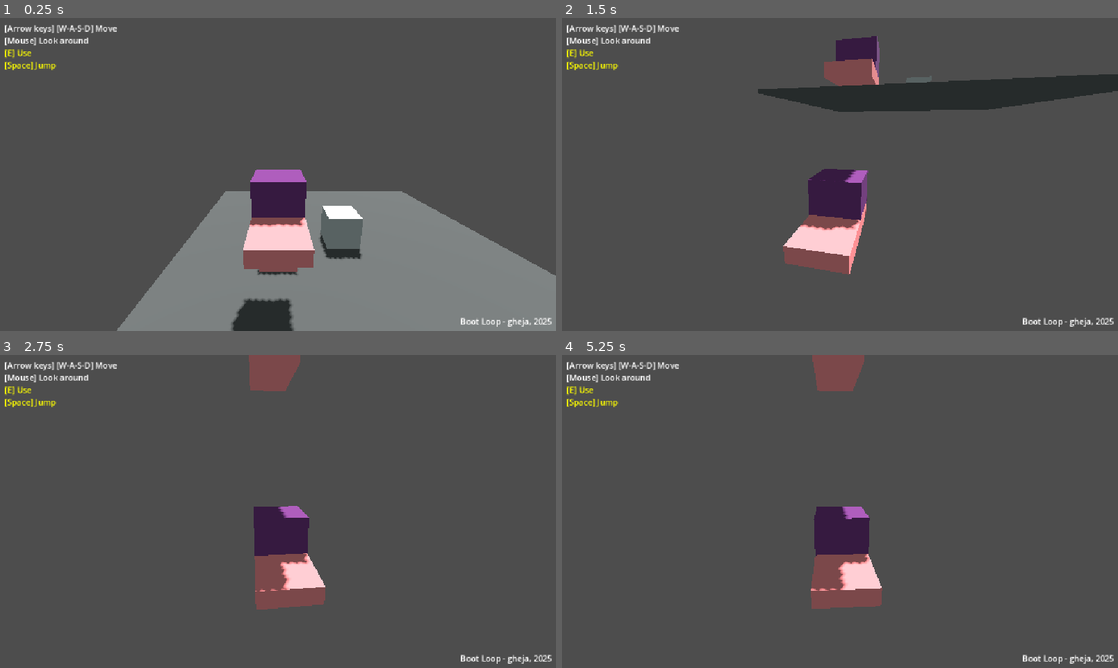
Above: before the commit, frames 1-4 (two rows, left to right).
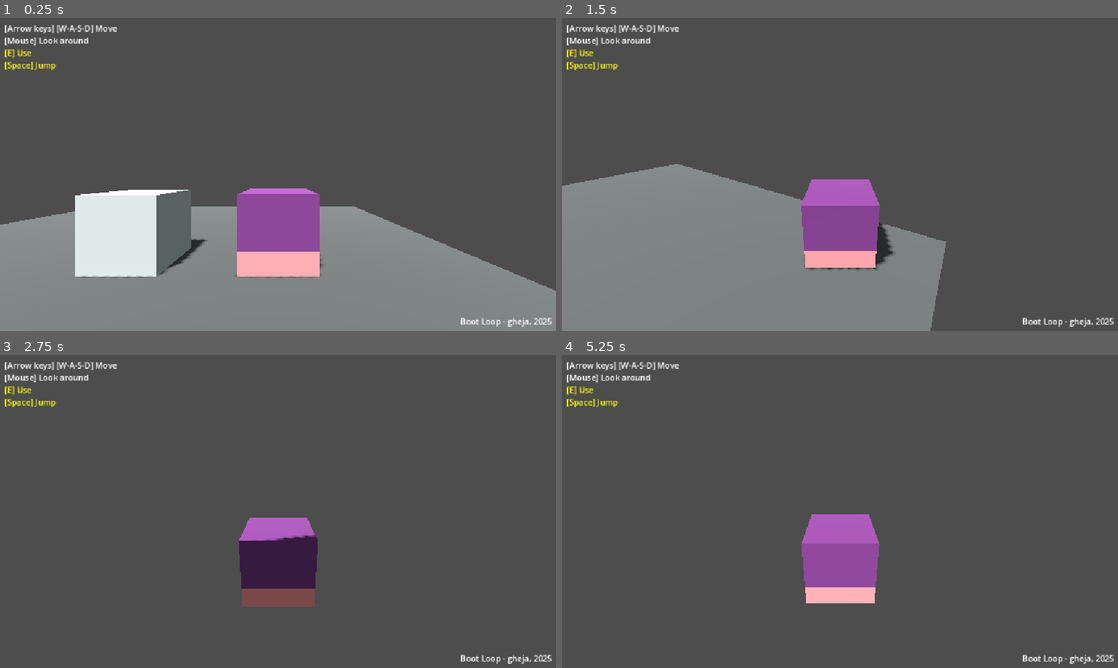
Above: after the commit, the same moments.

Repository: gheja/bot-loop
Game: Godot game, scene res://scenes/main_scene.tscn
Two runs of this game, one before a commit and one after it. Both use one fixed random seed, a clock stepped at 60 frames per second and the inputs below.
Inputs (mouse positions are in pixels of both pictures, inside the frame that each line leads up to):
- Up to frame 1 (0.25 s): no input
- Up to frame 2 (1.5 s): move the mouse to (867, 174) at 0.52 s; hold W (move_up) from 0.53 s (still down); move the mouse to (812, 174) at 1.27 s
- Up to frame 3 (2.75 s): keep holding W (move_up); move the mouse to (289, 505) at 2.02 s
- Up to frame 4 (5.25 s): keep holding W (move_up); move the mouse to (834, 517) at 2.77 s; move the mouse to (878, 514) at 3.52 s; move the mouse to (795, 508) at 4.27 s; move the mouse to (845, 511) at 5.02 s

The runs differ from the first frame. In frame 1, 22% of the frame differs, in the area x 0-100%, y 48-100%; in frame 2, 37%, in the area x 0-100%, y 5-100%; in frame 3, 4.2%; in frame 4, 5.0%.

Commit message:
Reworked mouse look and player movement - thx https://docs.godotengine.org/en/4.3/tutorials/3d/spring_arm.html

Diff:
--- a/src/objects/player_character.gd
+++ b/src/objects/player_character.gd
@@ -3,14 +3,19 @@
 @export var max_speed = 5
 @export var is_actively_controlled = true
 
+# TODO: should be global
+@export_range(0.0, 1.0) var mouse_sensitivity = 0.01
+
 var look_at_position = Vector3.FORWARD * 1000
 
-func _ready() -> void:
-	Input.mouse_mode = Input.MOUSE_MODE_CAPTURED
+@onready var camera_pivot = $Node3D/CameraPivot
+@onready var camera = $Node3D/CameraPivot/SpringArm3D/Camera3D
+@onready var lower_body = $Visuals/LowerBody
+@onready var upper_body = $Visuals/UpperBody
+
 
 func _process(delta: float) -> void:
 	update_wheels_direction()
-	update_camera_position()
 
 func update_wheels_direction():
 	var velocity_xz = Vector3(self.velocity.x, 0.0, self.velocity.z)
@@ -18,15 +23,21 @@
 	if velocity_xz.length() > 0.1:
 		look_at_position = self.global_position + velocity_xz
 
-	$Visuals/LowerBody.look_at(look_at_position)
-
-func update_camera_position():
-	$CameraContainer.rotation.y -= Input.get_last_mouse_velocity().x * 0.0001
+	upper_body.rotation.y = camera_pivot.rotation.y
+	lower_body.look_at(look_at_position)
 
 func _physics_process(delta: float) -> void:
 	var vec = Input.get_vector("move_left", "move_right", "move_up", "move_down")
+	vec = vec.rotated(-camera_pivot.rotation.y)
+
 	var vec3 = Vector3(vec.x, 0.0, vec.y)
 
 	self.velocity = vec3 * max_speed + get_gravity()
 
 	self.move_and_slide()
+
+func _unhandled_input(event: InputEvent) -> void:
+	if event is InputEventMouseMotion:
+		camera_pivot.rotation.x -= event.relative.y * mouse_sensitivity
+		camera_pivot.rotation.x = clampf(camera_pivot.rotation.x, deg_to_rad(-75), deg_to_rad(-15))
+		camera_pivot.rotation.y += -event.relative.x * mouse_sensitivity
--- a/src/objects/player_character.tscn
+++ b/src/objects/player_character.tscn
@@ -45,10 +45,13 @@
 transform = Transform3D(1, 0, 0, 0, 1, 0, 0, 0, 1, 0, 0.75, 0)
 shape = SubResource("CylinderShape3D_erfry")
 
-[node name="CameraContainer" type="Node3D" parent="."]
+[node name="Node3D" type="Node3D" parent="."]
+transform = Transform3D(1, 0, 0, 0, 1, 0, 0, 0, 1, 0, 1.24288, 0)
 
-[node name="CameraPosition" type="Marker3D" parent="CameraContainer"]
-transform = Transform3D(1, 0, 0, 0, 1, 0, 0, 0, 1, 0, 2, -4)
+[node name="CameraPivot" type="Node3D" parent="Node3D"]
 
-[node name="CameraTarget" type="Marker3D" parent="CameraContainer"]
-transform = Transform3D(1, 0, 0, 0, 1, 0, 0, 0, 1, 0, 1, 0)
+[node name="SpringArm3D" type="SpringArm3D" parent="Node3D/CameraPivot"]
+spring_length = 3.0
+
+[node name="Camera3D" type="Camera3D" parent="Node3D/CameraPivot/SpringArm3D"]
+current = true
--- a/src/scenes/level_base.tscn
+++ b/src/scenes/level_base.tscn
@@ -15,6 +15,3 @@
 
 [node name="PlayerCharacter" parent="LevelObjectContainer" instance=ExtResource("3_bkdr1")]
 transform = Transform3D(1, 0, 0, 0, 1, 0, 0, 0, 1, 2, 0, 0)
-
-[node name="PlayerCharacter2" parent="LevelObjectContainer" instance=ExtResource("3_bkdr1")]
-transform = Transform3D(1, 0, 0, 0, 1, 0, 0, 0, 1, 2, 4, -2)
--- a/src/scenes/main_scene.gd
+++ b/src/scenes/main_scene.gd
@@ -1,12 +1,4 @@
 extends Node3D
 
-var camera_position_obj: Node3D
-var camera_target_obj: Node3D
-
 func _ready() -> void:
-	camera_position_obj = $LevelBase/LevelObjectContainer/PlayerCharacter2/CameraContainer/CameraPosition
-	camera_target_obj = $LevelBase/LevelObjectContainer/PlayerCharacter2/CameraContainer/CameraTarget
-
-func _process(delta: float) -> void:
-	$Camera3D.global_position = camera_position_obj.global_position
-	$Camera3D.look_at(camera_target_obj.global_position)
+	Input.mouse_mode = Input.MOUSE_MODE_CAPTURED
